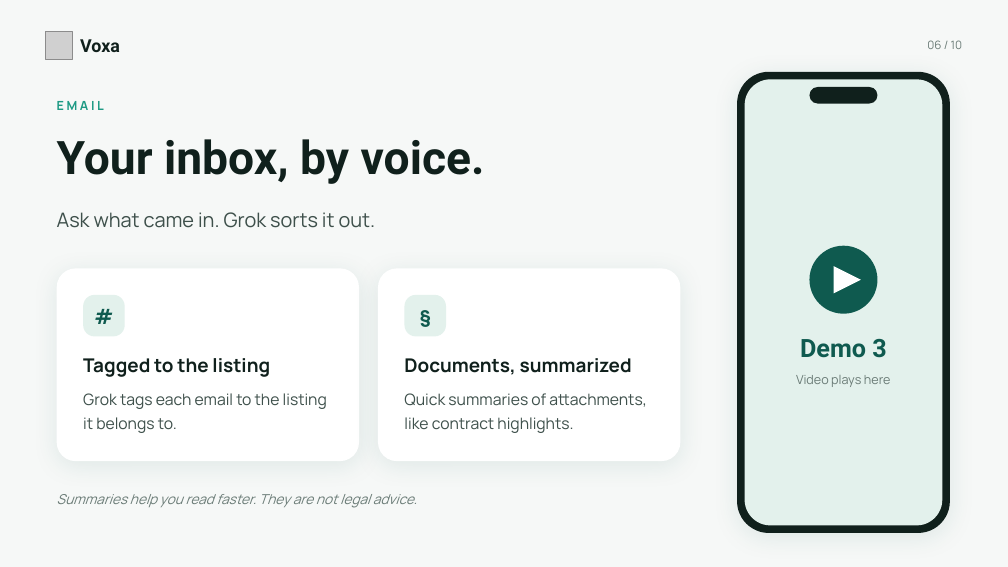
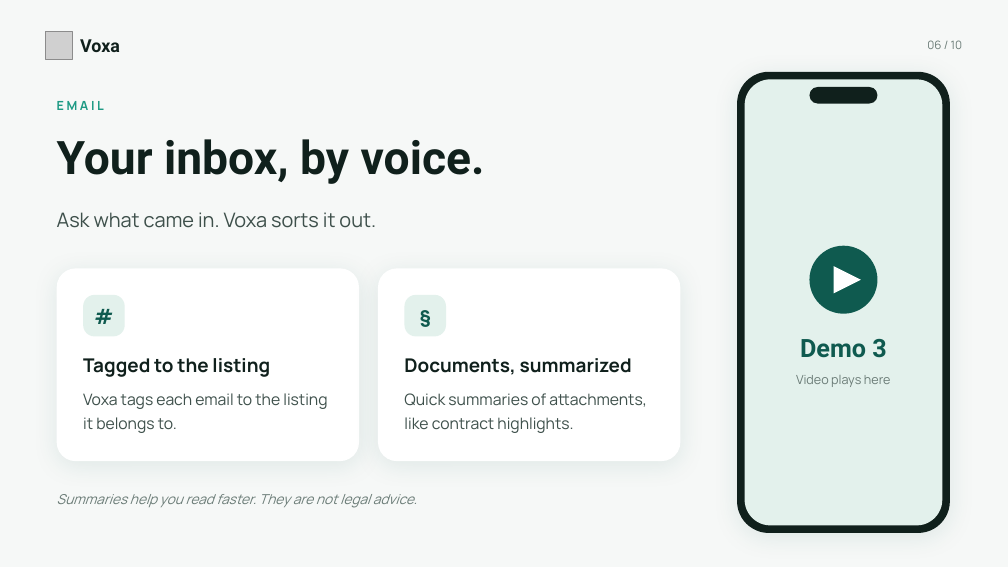
Before and after one commit to eriqbre/voxa-site, a slide deck: slide 6 of pitch/voxa-pitch.pptx. Drawn at 1008x567 pixels with LibreOffice and Linux fonts; fonts in the diff are those of the drawing; grey boxes stand for pictures. Boxes give left, top, right and bottom in pixels: in the first picture for what was removed or moved away, otherwise in the second. Text is boxed around its words. In the diff, an @@ line names an element or a change of style, - is before the commit and + after.

```diff
--- a/pitch/voxa-pitch.pptx
+++ b/pitch/voxa-pitch.pptx
@@ text at (x1=57, y1=212, x2=376, y2=228): text changed @@
-Ask what came in. Grok sorts it out.
+Ask what came in. Voxa sorts it out.
@@ text at (x1=83, y1=393, x2=327, y2=433): text changed @@
-Grok tags each email to the listing it belongs to.
+Voxa tags each email to the listing it belongs to.
```
Also in this commit, not shown: 4 other slides changed, 13 other files.
